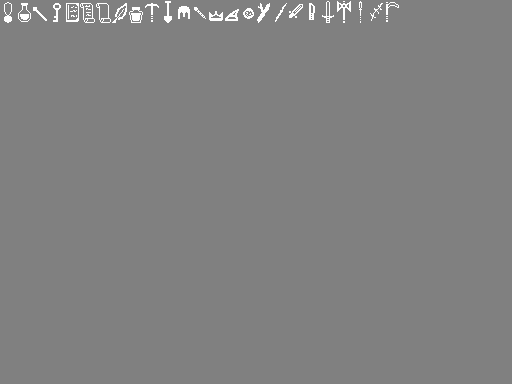
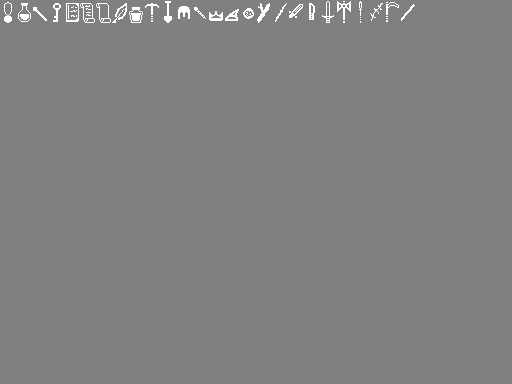
Comparing the layer stacks of the two 512x384 images. Changes:
painted on "Background" over [401, 4, 415, 21]
